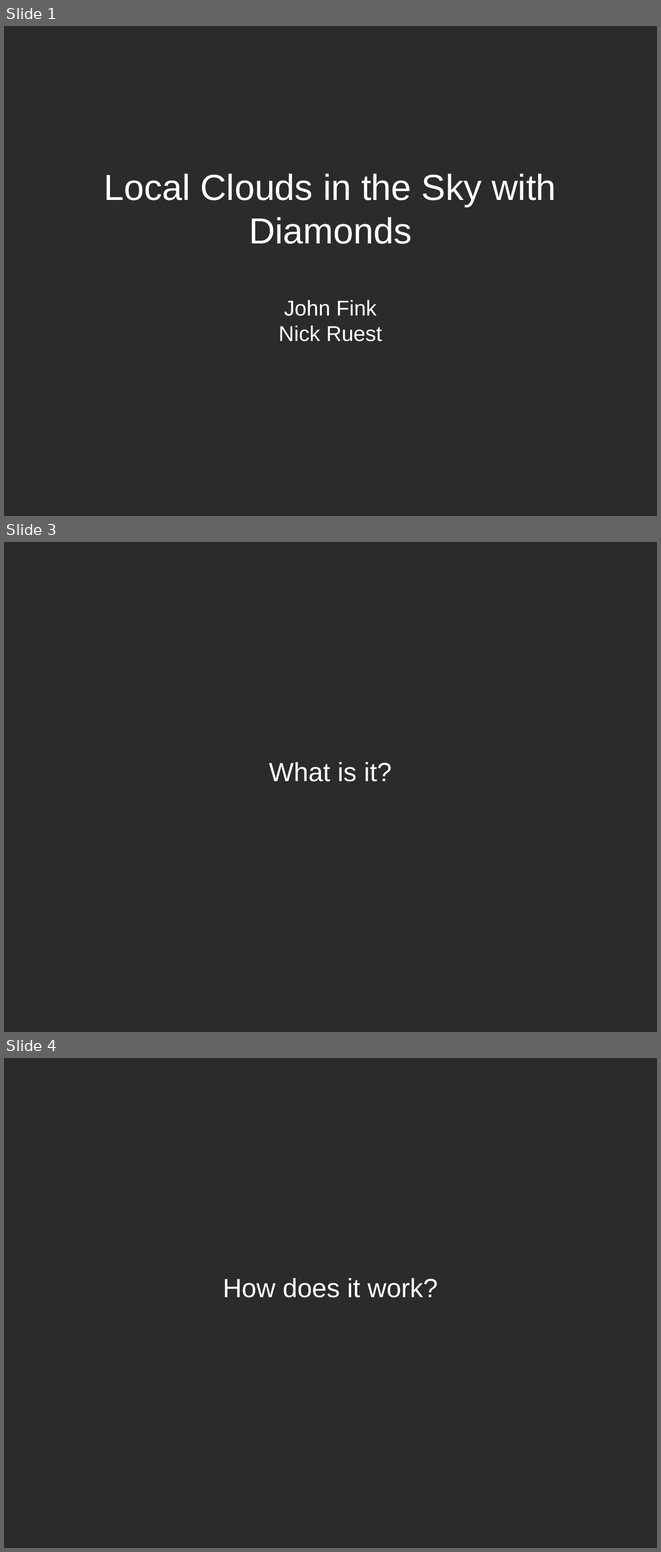
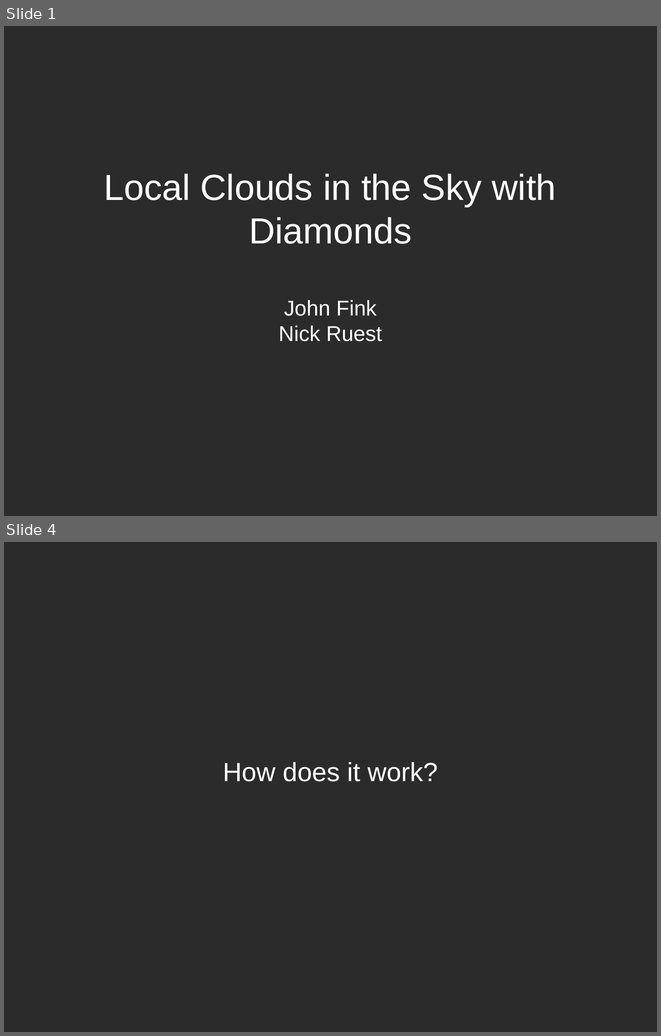
Before and after one commit to ruebot/SuperConference-2011---Cloud-computing, a slide deck: sc-2011-local-clouds.odp. Shown one above the other, each under a label of ours: slides 1, 3 and 4 before the commit, slides 1 and 4 after it; the slides between them are not shown. The pictures are 661x1552 and 661x1036 pixels, drawn with LibreOffice and Linux fonts; fonts in the diff are those of the drawing; background and template pictures are left out; a plain dark background stands for a picture behind light text. Boxes give left, top, right and bottom in pixels: in the first picture for what was removed or moved away, otherwise in the second. Text is boxed around its words. In the diff, an @@ line names an element or a change of style, - is before the commit and + after.

```diff
--- a/sc-2011-local-clouds.odp
+++ b/sc-2011-local-clouds.odp
@@ slide 3 removed at box(4, 542, 657, 1032), background picture (left out) @@
@@ subtitle removed at box(269, 762, 391, 782) @@
-What is it?
```
Also in this commit, not shown: 1 slide changed, 1 slide added, 1 other file.
